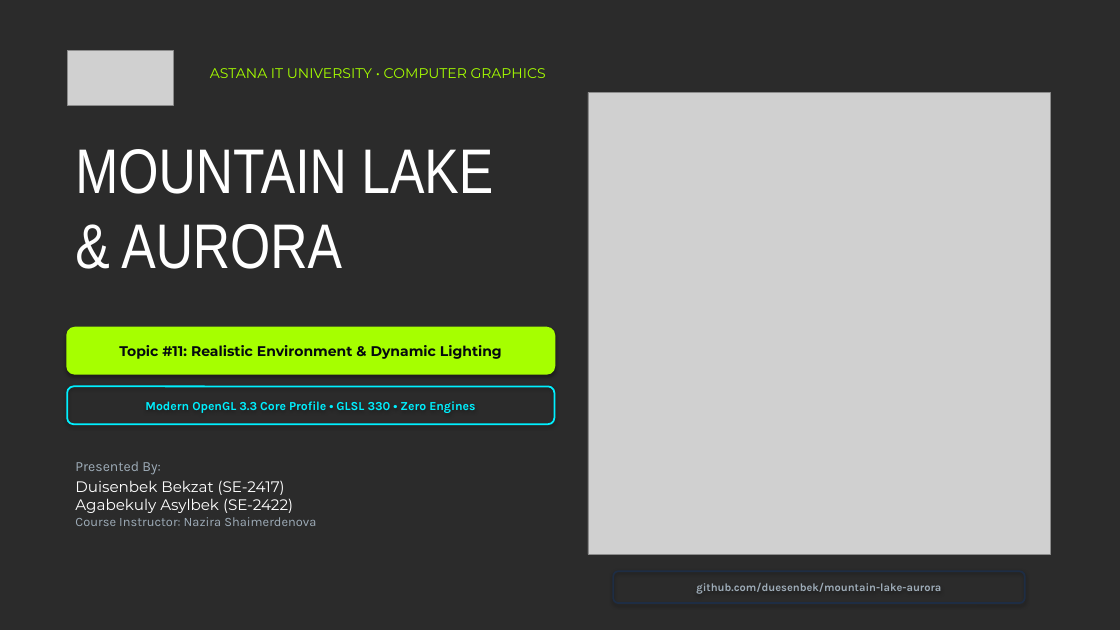
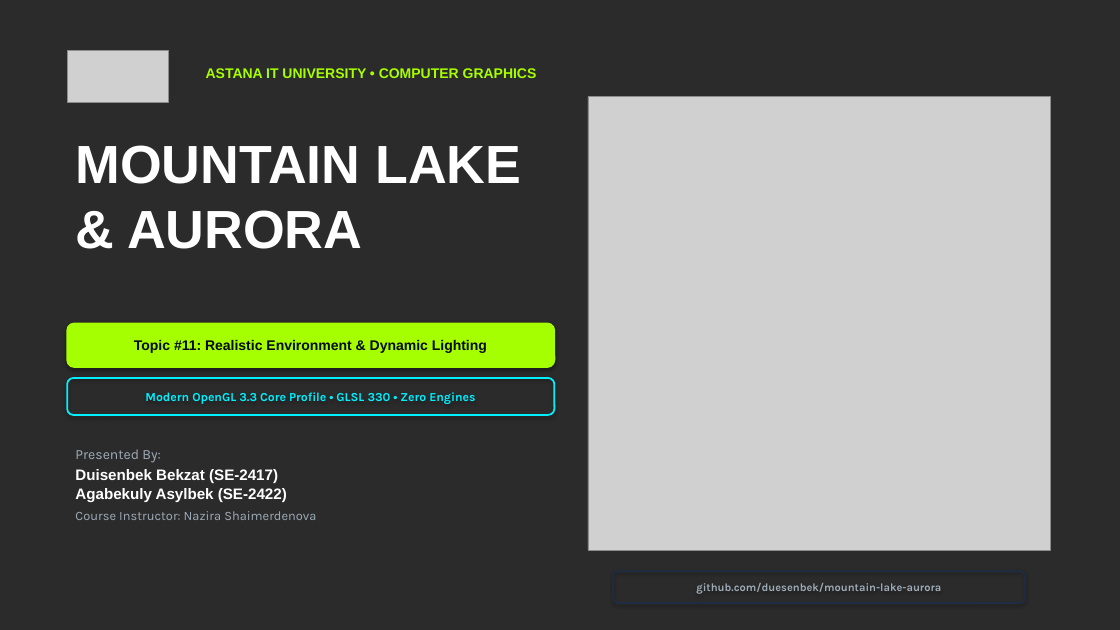
Before and after one commit to duesenbek/mountain-lake-aurora, a slide deck: slide 1 of Final_Presentation_Duisenbek_Agabekuly.pptx. Drawn at 1120x630 pixels with LibreOffice and Linux fonts; fonts in the diff are those of the drawing; grey boxes stand for pictures; background and template pictures are left out; a plain dark background stands for a picture behind light text. Boxes give left, top, right and bottom in pixels: in the first picture for what was removed or moved away, otherwise in the second. Text is boxed around its words. In the diff, an @@ line names an element or a change of style, - is before the commit and + after.

Commit message:
docs: polish slide alignment, apply modern Bahnschrift typography, and add course gratitude

```diff
--- a/Final_Presentation_Duisenbek_Agabekuly.pptx
+++ b/Final_Presentation_Duisenbek_Agabekuly.pptx
@@ picture: place and size @@
-picture at (67, 50, 173, 105)
+picture at (67, 50, 168, 103)
@@ text "ASTANA IT UNIVERSITY • COMPUTER ..." at (206, 68, 537, 78): font Montserrat to Arial, bold on @@
@@ picture: place and size @@
-picture at (588, 92, 1050, 555)
+picture at (588, 97, 1050, 550)
@@ text "MOUNTAIN LAKE & AURORA" at (75, 145, 521, 249): size 54 to 46 pt, font Arial Narrow to Arial, bold on @@
@@ rounded rectangle "Topic #11: Realistic Environment & ...": place and size @@
-rounded rectangle "Topic #11: Realistic Environment & ..." at (67, 328, 555, 374)
+rounded rectangle "Topic #11: Realistic Environment & ..." at (67, 323, 555, 367)
@@ rounded rectangle "Topic #11: Realistic Environment & ..." at (67, 323, 555, 367): font Montserrat to Arial @@
@@ rounded rectangle "Modern OpenGL 3.3 Core Profile ...": place and size @@
-rounded rectangle "Modern OpenGL 3.3 Core Profile ..." at (67, 386, 555, 424)
+rounded rectangle "Modern OpenGL 3.3 Core Profile ..." at (67, 378, 555, 415)
@@ text "Presented By:": place and size @@
-text "Presented By:" at (75, 461, 316, 526)
+text "Presented By:" at (75, 449, 316, 520)
@@ text at (75, 449, 287, 502): font Montserrat to Arial, bold on in "Duisenbek Bekzat (SE-2417)", "Agabekuly Asylbek (SE-2422)"; more space between paragraphs @@
```
Also in this commit, not shown: 9 other slides changed, 16 other files.
